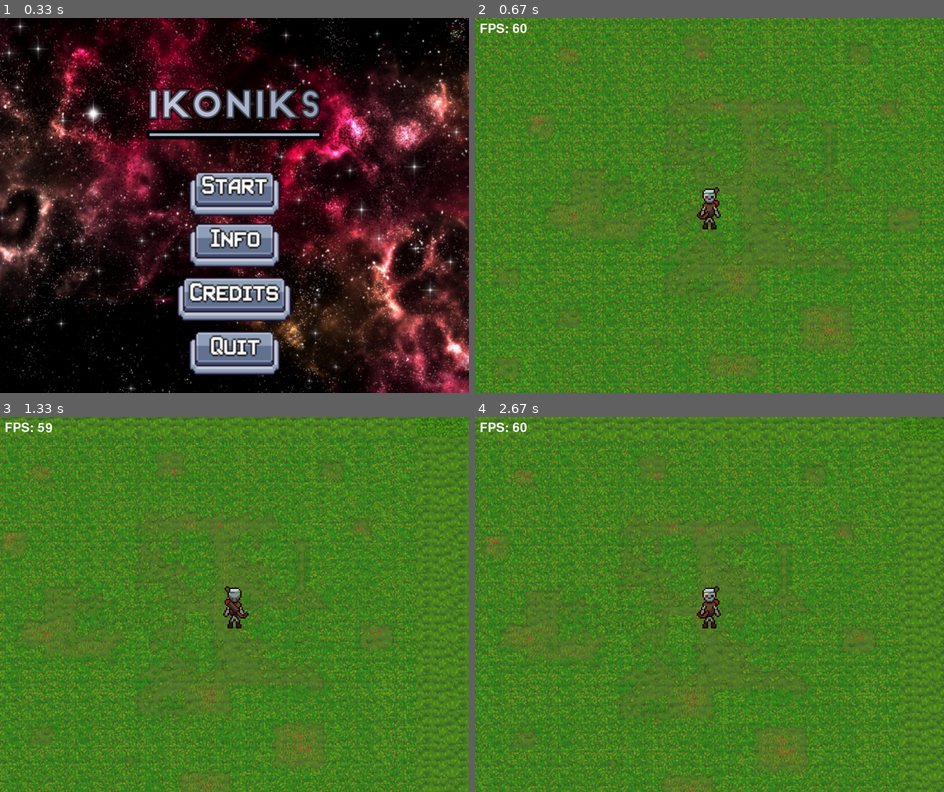
Above: before the commit, frames 1-4 (two rows, left to right).
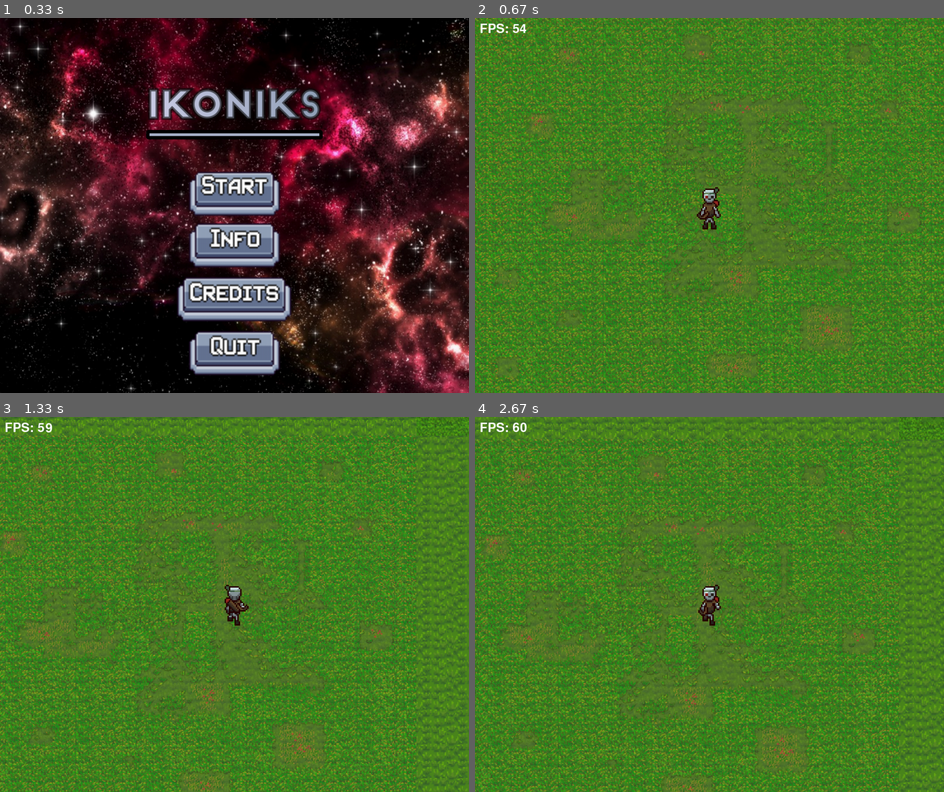
Above: after the commit, the same moments.

Repository: sunwindsss/Pygame-Projekts
Game: pygame game, started from start-here.py
Same seed, same stepped clock (60 frames per second), same inputs: the game is played once before the commit and once after it.
Inputs (mouse positions are in pixels of both pictures, inside the frame that each line leads up to):
- Up to frame 1 (0.33 s): no input
- Up to frame 2 (0.67 s): click (709, 194) at 0.38 s
- Up to frame 3 (1.33 s): hold D 0.67-1.13 s; move the mouse to (215, 619) at 0.7 s; hold W from 1.17 s (still down)
- Up to frame 4 (2.67 s): release W at 1.47 s; hold D 1.5-1.97 s; hold A 2-2.53 s; hold S from 2.57 s (still down)

Frame 1 is identical in both runs. In frame 2, less than 0.1% of the frame differs, in the area x 8-11%, y 1-5%; in frame 3, 0.3%; in frame 4, 0.3%, in the area x 47-53%, y 44-57%.

Commit message:
Main menu animations update
Added animations for button hovers and clicks in the main menu.

Some of it is slightly bugged it works!

Diff:
--- a/start-here.py
+++ b/start-here.py
@@ -1,13 +1,9 @@
 import pygame
 import sys
 import entry  # Game code module
+import time  # For delay
 
 def main_menu():
-    """
-    Handles main game menu functionality.
-    Loads every image associated with the main menu and sets up display proportions for the buttons.
-    Handles button clicks and animation events for button presses.
-    """
     pygame.init()
     WIDTH, HEIGHT = 1000, 800
     screen = pygame.display.set_mode((WIDTH, HEIGHT))
@@ -18,62 +14,94 @@
     # Load images
     mainmenu = pygame.image.load('images/mainmenu.png')
     titlecard = pygame.image.load('images/titlecard.png')
-    start_button = pygame.image.load('images/start-1.png')
-    info_button = pygame.image.load('images/info-1.png')
-    credits_button = pygame.image.load('images/credits-1.png')
-    quit_button = pygame.image.load('images/quit-1.png')
+    start_buttons = [pygame.image.load(f'images/start-{i}.png') for i in range(1, 4)]
+    info_buttons = [pygame.image.load(f'images/info-{i}.png') for i in range(1, 4)]
+    credits_buttons = [pygame.image.load(f'images/credits-{i}.png') for i in range(1, 4)]
+    quit_buttons = [pygame.image.load(f'images/quit-{i}.png') for i in range(1, 4)]
+    close_buttons = [pygame.image.load(f'images/close-{i}.png') for i in range(1, 4)]  # Close button variations
     info_bg = pygame.image.load('images/info-bg.png')
     credits_bg = pygame.image.load('images/credits-bg.png')
-    close_button = pygame.image.load('images/close-1.png')
 
     # Rectangles for buttons and images
     titlecard_rect = titlecard.get_rect(center=(WIDTH / 2, HEIGHT / 4))
-    start_button_rect = start_button.get_rect(center=(WIDTH / 2, HEIGHT / 2 - 25)) # Adjust height values for button gaps
-    info_button_rect = info_button.get_rect(center=(WIDTH / 2, HEIGHT / 2 + 85))
-    credits_button_rect = credits_button.get_rect(center=(WIDTH / 2, HEIGHT / 2 + 200))
-    quit_button_rect = quit_button.get_rect(center=(WIDTH / 2, HEIGHT / 2 + 315))
-    close_button_rect = close_button.get_rect(center=(WIDTH / 2, HEIGHT - 100))
+    button_rects = {
+        "start": start_buttons[0].get_rect(center=(WIDTH / 2, HEIGHT / 2 - 25)),
+        "info": info_buttons[0].get_rect(center=(WIDTH / 2, HEIGHT / 2 + 85)),
+        "credits": credits_buttons[0].get_rect(center=(WIDTH / 2, HEIGHT / 2 + 200)),
+        "quit": quit_buttons[0].get_rect(center=(WIDTH / 2, HEIGHT / 2 + 315)),
+        "close": close_buttons[0].get_rect(center=(WIDTH / 2, HEIGHT - 100))
+    }
 
     running = True
     show_info = False
     show_credits = False
+    current_button_images = {
+        "start": 0,
+        "info": 0,
+        "credits": 0,
+        "quit": 0,
+        "close": 0  # Initialize state for close button
+    }
 
     while running:
+        mouse_pos = pygame.mouse.get_pos()
         for event in pygame.event.get():
             if event.type == pygame.QUIT:
                 pygame.quit()
                 sys.exit()
             if event.type == pygame.MOUSEBUTTONDOWN:
-                if start_button_rect.collidepoint(event.pos) and not (show_info or show_credits):
-                    running = False
-                    entry.start_game()  # Start the game from entry.py
-                elif info_button_rect.collidepoint(event.pos):
-                    show_info = True
-                elif credits_button_rect.collidepoint(event.pos):
-                    show_credits = True
-                elif close_button_rect.collidepoint(event.pos) and (show_info or show_credits):
-                    show_info = False
-                    show_credits = False
-                elif quit_button_rect.collidepoint(event.pos) and not (show_info or show_credits):
-                    pygame.quit()
-                    sys.exit()
+                for button_name, rect in button_rects.items():
+                    if rect.collidepoint(mouse_pos):
+                        current_button_images[button_name] = 2  # Set to 'click' image
+                        screen.blit(mainmenu, (0, 0))
+                        if not (show_info or show_credits):  # Only display titlecard when main menu is visible
+                            screen.blit(titlecard, titlecard_rect)
+                        draw_buttons(screen, current_button_images, start_buttons, info_buttons, credits_buttons, quit_buttons, close_buttons, button_rects)
+                        pygame.display.update()
+                        time.sleep(0.1)  # 100ms delay
+                        if button_name == "start" and not (show_info or show_credits):
+                            running = False
+                            entry.start_game()  # Start the game from entry.py
+                        elif button_name == "info":
+                            show_info = True
+                        elif button_name == "credits":
+                            show_credits = True
+                        elif button_name == "close" and (show_info or show_credits):
+                            show_info = False
+                            show_credits = False
+                        elif button_name == "quit" and not (show_info or show_credits):
+                            pygame.quit()
+                            sys.exit()
+                        current_button_images[button_name] = 0  # Reset to 'normal' image
+
+        # Update button images based on hover
+        for button_name, rect in button_rects.items():
+            if rect.collidepoint(mouse_pos):
+                current_button_images[button_name] = 1  # Set to 'hover' image
+            else:
+                current_button_images[button_name] = 0  # Reset to 'normal' image
 
         screen.blit(mainmenu, (0, 0))
+        if not (show_info or show_credits):  # Only display titlecard when main menu is visible
+            screen.blit(titlecard, titlecard_rect)
+        draw_buttons(screen, current_button_images, start_buttons, info_buttons, credits_buttons, quit_buttons, close_buttons, button_rects)
 
         if show_info:
             screen.blit(info_bg, (0, 0))
-            screen.blit(close_button, close_button_rect)
+            screen.blit(close_buttons[current_button_images["close"]], button_rects["close"])  # Use current close button image
         elif show_credits:
             screen.blit(credits_bg, (0, 0))
-            screen.blit(close_button, close_button_rect)
-        else:
-            screen.blit(titlecard, titlecard_rect)
-            screen.blit(start_button, start_button_rect)
-            screen.blit(info_button, info_button_rect)
-            screen.blit(credits_button, credits_button_rect)
-            screen.blit(quit_button, quit_button_rect)
+            screen.blit(close_buttons[current_button_images["close"]], button_rects["close"])  # Use current close button image
 
         pygame.display.update()
+
+def draw_buttons(screen, current_button_images, start_buttons, info_buttons, credits_buttons, quit_buttons, close_buttons, button_rects):
+    screen.blit(start_buttons[current_button_images["start"]], button_rects["start"])
+    screen.blit(info_buttons[current_button_images["info"]], button_rects["info"])
+    screen.blit(credits_buttons[current_button_images["credits"]], button_rects["credits"])
+    screen.blit(quit_buttons[current_button_images["quit"]], button_rects["quit"])
+    if current_button_images["close"] != 0 and current_button_images["close"] != 1 and current_button_images["close"] != 2:  # Draw close button only if it's not in the normal state
+        screen.blit(close_buttons[current_button_images["close"]], button_rects["close"])
 
 # Check if this script is being run directly (not imported as a module)
 if __name__ == "__main__":
